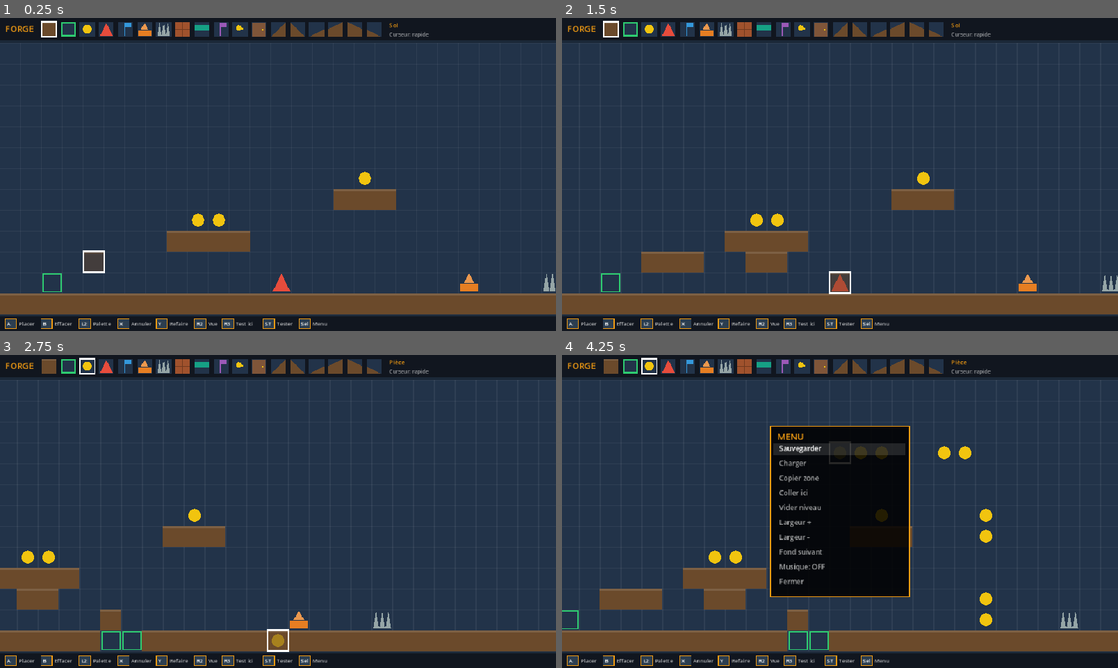
Above: before the commit, frames 1-4 (two rows, left to right).
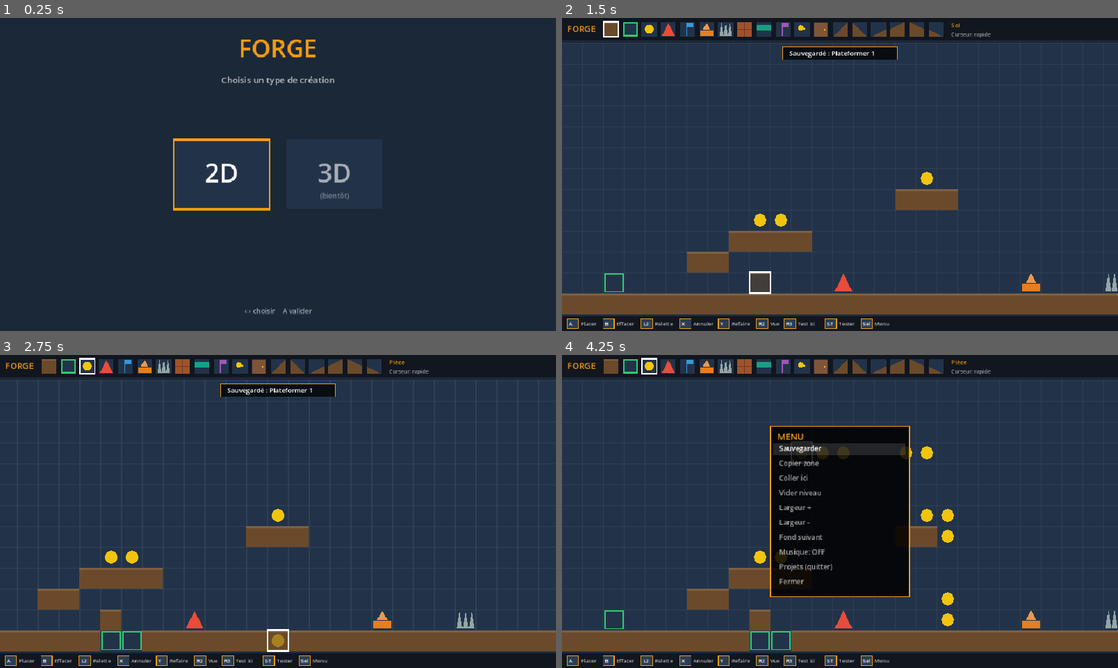
Above: after the commit, the same moments.

Repository: kilian-quittard/gaming-console-os
Game: Godot game, scene res://Main.tscn
Two runs of this game, one before a commit and one after it. Both use one fixed random seed, a clock stepped at 60 frames per second and the inputs below.
Inputs (mouse positions are in pixels of both pictures, inside the frame that each line leads up to):
- Up to frame 1 (0.25 s): no input
- Up to frame 2 (1.5 s): tap Enter at 0.5, 0.6 s; move the mouse to (962, 158) at 0.52 s; hold Right 0.53-1.28 s; click (962, 158) at 0.67 s; tap Space at 0.77, 1.07 s; tap Backspace at 0.8, 1.35 s; move the mouse to (728, 190) at 1.27 s; hold Down from 1.28 s (still down)
- Up to frame 3 (2.75 s): tap Space at 1.52, 1.82, 2 s; tap E at 1.55, 2.1 s; move the mouse to (333, 442) at 2.02 s; release Down at 2.03 s; hold Right from 2.03 s (still down); tap R at 2.3 s
- Up to frame 4 (4.25 s): move the mouse to (812, 574) at 2.77 s; release Right at 2.78 s; hold Up 2.78-3.53 s; tap R at 2.85 s; click (812, 574) at 2.92 s; tap Space at 3.02, 3.05, 3.32, 3.6, 3.77, 4.07 s; move the mouse to (1006, 558) at 3.52 s; hold Left from 3.53 s (still down); tap Enter at 3.8 s; tap Escape at 4.15 s

The runs differ from the first frame. In frame 1, 25% of the frame differs, in the area x 0-100%, y 0-100%; in frame 2, 3.3%; in frame 3, 5.7%; in frame 4, 6.1%.

Commit message:
feat(forge): project shell — 2D/3D pick, project list, template picker
Launch flow: DIM screen (2D/3D, 3D=coming soon) -> project LIST (filtered by dim, from user://forge_projects/*.json) with 'New project' -> TEMPLATE picker (2D: Plateformer; 3D: empty/soon) -> editor. Projects saved per-file with name/dim/template metadata. Editor menu now Save (current project) + 'Projets (quitter)' to return to the list. Controller + keyboard nav. Sets up the modular template structure.

Co-Authored-By: Claude Opus 4.8 <noreply@anthropic.com>

Diff:
--- a/forge/Main.gd
+++ b/forge/Main.gd
@@ -9,6 +9,11 @@
 const LEVEL_COLS_DEF := 40
 const PSIZE := Vector2(36, 36)
 const SAVE_PATH := "user://forge_level.json"
+const PROJ_DIR := "user://forge_projects/"
+const TEMPLATES := {
+	"2D": [{"id": "platformer", "name": "Plateformer"}],
+	"3D": []
+}
 
 # physique
 const GRAVITY := 1900.0
@@ -128,6 +133,14 @@
 var testing := false
 var test_dir := 0
 
+# shell (écrans hors éditeur)
+var screen := "dim"      # "dim" | "list" | "template" | "edit"
+var cur_dim := "2D"
+var cur_template := "platformer"
+var cur_project := ""
+var proj_list := []      # [{name,dim,template,path}]
+var sel := 0
+
 # audio
 var sfx := {}
 var music_player: AudioStreamPlayer
@@ -137,7 +150,9 @@
 	get_window().min_size = Vector2i(960, 600)
 	_compute_grid()
 	_build_audio()
-	_seed_demo()
+	DirAccess.make_dir_recursive_absolute(PROJ_DIR)
+	screen = "dim"
+	sel = 0
 	queue_redraw()
 	if OS.get_cmdline_args().has("--selftest"):
 		call_deferred("_self_test")
@@ -157,6 +172,7 @@
 			grid[Vector2i(6 + i, fy)] = GROUND
 	grid[Vector2i(2, rows - 2)] = SPAWN
 	testing = true
+	screen = "edit"
 	_start_play(false)
 	print("=== CLIMB (vers la droite, y doit DIMINUER) ===")
 	test_dir = 1
@@ -291,12 +307,58 @@
 
 
 func _unhandled_input(e: InputEvent) -> void:
+	if screen == "dim":
+		_dim_input(e); return
+	if screen == "list":
+		_list_input(e); return
+	if screen == "template":
+		_tmpl_input(e); return
 	if menu_open:
 		_menu_input(e); return
 	if mode == "edit":
 		_edit_input(e)
 	else:
 		_play_input(e)
+
+
+# ---------------- shell : navigation
+func _dim_input(e: InputEvent) -> void:
+	if _press(e, [KEY_LEFT, KEY_UP], [JOY_BUTTON_DPAD_LEFT, JOY_BUTTON_DPAD_UP]):
+		sel = 0; queue_redraw()
+	elif _press(e, [KEY_RIGHT, KEY_DOWN], [JOY_BUTTON_DPAD_RIGHT, JOY_BUTTON_DPAD_DOWN]):
+		sel = 1; queue_redraw()
+	elif _press(e, [KEY_SPACE, KEY_ENTER], [JOY_BUTTON_A]):
+		cur_dim = "2D" if sel == 0 else "3D"
+		_scan_projects(cur_dim); screen = "list"; sel = 0; queue_redraw()
+
+
+func _list_input(e: InputEvent) -> void:
+	var n := proj_list.size() + 1   # + "Nouveau projet"
+	if _press(e, [KEY_DOWN], [JOY_BUTTON_DPAD_DOWN]):
+		sel = (sel + 1) % n; queue_redraw()
+	elif _press(e, [KEY_UP], [JOY_BUTTON_DPAD_UP]):
+		sel = (sel - 1 + n) % n; queue_redraw()
+	elif _press(e, [KEY_ESCAPE, KEY_BACKSPACE], [JOY_BUTTON_B]):
+		screen = "dim"; sel = (0 if cur_dim == "2D" else 1); queue_redraw()
+	elif _press(e, [KEY_SPACE, KEY_ENTER], [JOY_BUTTON_A]):
+		if sel < proj_list.size():
+			_open_project(proj_list[sel])
+		else:
+			screen = "template"; sel = 0; queue_redraw()
+
+
+func _tmpl_input(e: InputEvent) -> void:
+	var list: Array = TEMPLATES.get(cur_dim, [])
+	if _press(e, [KEY_ESCAPE, KEY_BACKSPACE], [JOY_BUTTON_B]):
+		screen = "list"; sel = 0; queue_redraw()
+	elif list.is_empty():
+		return
+	elif _press(e, [KEY_DOWN], [JOY_BUTTON_DPAD_DOWN]):
+		sel = (sel + 1) % list.size(); queue_redraw()
+	elif _press(e, [KEY_UP], [JOY_BUTTON_DPAD_UP]):
+		sel = (sel - 1 + list.size()) % list.size(); queue_redraw()
+	elif _press(e, [KEY_SPACE, KEY_ENTER], [JOY_BUTTON_A]):
+		_new_project(String(list[sel]["id"]))
 
 
 func _edit_input(e: InputEvent) -> void:
@@ -379,8 +441,9 @@
 # ---------------- menu éditeur
 func _open_menu() -> void:
 	menu_open = true; menu_idx = 0
-	menu_items = ["Sauvegarder", "Charger", "Copier zone", "Coller ici", "Vider niveau",
-		"Largeur +", "Largeur -", "Fond suivant", "Musique: %s" % ("ON" if music_on else "OFF"), "Fermer"]
+	menu_items = ["Sauvegarder", "Copier zone", "Coller ici", "Vider niveau",
+		"Largeur +", "Largeur -", "Fond suivant", "Musique: %s" % ("ON" if music_on else "OFF"),
+		"Projets (quitter)", "Fermer"]
 	queue_redraw()
 
 
@@ -397,20 +460,17 @@
 
 func _menu_select() -> void:
 	match menu_idx:
-		0: _save_level()
-		1: _load_level()
-		2: _start_selection()
-		3: _paste_clip()
-		4: _push_undo(); grid.clear(); _set_toast("Niveau vidé")
-		5: cols = min(cols + 5, 80); _set_toast("Largeur: %d" % cols)
-		6: cols = max(cols - 5, 16); cursor.x = min(cursor.x, cols - 1); _set_toast("Largeur: %d" % cols)
-		7: bg_theme = (bg_theme + 1) % BG_THEMES.size(); _set_toast("Fond #%d" % (bg_theme + 1))
-		8: _toggle_music()
+		0: _save_current()
+		1: _start_selection()
+		2: _paste_clip()
+		3: _push_undo(); grid.clear(); _set_toast("Niveau vidé")
+		4: cols = min(cols + 5, 80); _set_toast("Largeur: %d" % cols)
+		5: cols = max(cols - 5, 16); cursor.x = min(cursor.x, cols - 1); _set_toast("Largeur: %d" % cols)
+		6: bg_theme = (bg_theme + 1) % BG_THEMES.size(); _set_toast("Fond #%d" % (bg_theme + 1))
+		7: _toggle_music()
+		8: _save_current(); screen = "list"; _scan_projects(cur_dim); sel = 0
 		9: pass
-	if menu_idx != 2 and menu_idx != 3:
-		menu_open = false
-	else:
-		menu_open = false   # sélection/coller : on ferme et on agit dans l'éditeur
+	menu_open = false
 	queue_redraw()
 
 
@@ -425,35 +485,75 @@
 	toast = s; toast_t = 2.0; queue_redraw()
 
 
-# ---------------- sauvegarde
-func _save_level() -> void:
-	var d := {"cols": cols, "rows": rows, "bg": bg_theme, "tiles": {}}
+# ---------------- projets
+func _proj_path(name: String) -> String:
+	return PROJ_DIR + name.replace(" ", "_") + ".json"
+
+
+func _scan_projects(dim: String) -> void:
+	proj_list.clear()
+	var d := DirAccess.open(PROJ_DIR)
+	if d == null: return
+	for fn in d.get_files():
+		if not fn.ends_with(".json"): continue
+		var fa := FileAccess.open(PROJ_DIR + fn, FileAccess.READ)
+		if fa == null: continue
+		var data = JSON.parse_string(fa.get_as_text())
+		fa.close()
+		if typeof(data) == TYPE_DICTIONARY and String(data.get("dim", "2D")) == dim:
+			proj_list.append({"name": String(data.get("name", fn)), "dim": dim,
+				"template": String(data.get("template", "platformer")), "path": PROJ_DIR + fn})
+
+
+func _new_project(template_id: String) -> void:
+	cur_template = template_id
+	var base := "Plateformer"
+	var i := 1
+	while FileAccess.file_exists(_proj_path("%s %d" % [base, i])): i += 1
+	cur_project = "%s %d" % [base, i]
+	cols = LEVEL_COLS_DEF
+	bg_theme = 0
+	undo_stack.clear(); redo_stack.clear()
+	_seed_demo()
+	_save_current()
+	screen = "edit"; mode = "edit"
+	queue_redraw()
+
+
+func _open_project(p: Dictionary) -> void:
+	cur_dim = String(p.get("dim", "2D"))
+	cur_template = String(p.get("template", "platformer"))
+	cur_project = String(p.get("name", ""))
+	var fa := FileAccess.open(String(p.get("path", "")), FileAccess.READ)
+	if fa == null:
+		_set_toast("Ouverture impossible"); return
+	var data = JSON.parse_string(fa.get_as_text())
+	fa.close()
+	cols = int(data.get("cols", LEVEL_COLS_DEF))
+	bg_theme = int(data.get("bg", 0)) % BG_THEMES.size()
+	grid.clear()
+	for k in data.get("tiles", {}):
+		var parts: PackedStringArray = String(k).split(",")
+		grid[Vector2i(int(parts[0]), int(parts[1]))] = int(data["tiles"][k])
+	undo_stack.clear(); redo_stack.clear()
+	cursor = Vector2i(4, rows - 3)
+	screen = "edit"; mode = "edit"
+	queue_redraw()
+
+
+func _save_current() -> void:
+	if cur_project == "":
+		cur_project = "Plateformer 1"
+	var d := {"name": cur_project, "dim": cur_dim, "template": cur_template,
+		"cols": cols, "bg": bg_theme, "tiles": {}}
 	for k in grid:
 		d["tiles"]["%d,%d" % [k.x, k.y]] = grid[k]
-	var f := FileAccess.open(SAVE_PATH, FileAccess.WRITE)
+	var f := FileAccess.open(_proj_path(cur_project), FileAccess.WRITE)
 	if f:
 		f.store_string(JSON.stringify(d)); f.close()
-		_set_toast("Sauvegardé ✓")
+		_set_toast("Sauvegardé : %s" % cur_project)
 	else:
 		_set_toast("Erreur sauvegarde")
-
-
-func _load_level() -> void:
-	if not FileAccess.file_exists(SAVE_PATH):
-		_set_toast("Aucune sauvegarde"); return
-	var f := FileAccess.open(SAVE_PATH, FileAccess.READ)
-	var d = JSON.parse_string(f.get_as_text())
-	f.close()
-	if typeof(d) != TYPE_DICTIONARY:
-		_set_toast("Sauvegarde invalide"); return
-	_push_undo()
-	cols = int(d.get("cols", LEVEL_COLS_DEF))
-	bg_theme = int(d.get("bg", 0)) % BG_THEMES.size()
-	grid.clear()
-	for k in d.get("tiles", {}):
-		var parts: PackedStringArray = String(k).split(",")
-		grid[Vector2i(int(parts[0]), int(parts[1]))] = int(d["tiles"][k])
-	_set_toast("Chargé ✓")
 
 
 # ---------------- sélection / copier-coller (A7)
@@ -524,6 +624,8 @@
 	if toast_t > 0.0:
 		toast_t -= delta
 		if toast_t <= 0.0: queue_redraw()
+	if screen != "edit":
+		return
 	if mode == "play":
 		queue_redraw()
 		return
@@ -641,7 +743,7 @@
 
 
 func _physics_process(delta: float) -> void:
-	if mode != "play" or won:
+	if screen != "edit" or mode != "play" or won:
 		return
 	if dead:
 		death_t -= delta
@@ -946,6 +1048,9 @@
 # ============================================================= DRAW
 func _draw() -> void:
 	var vp := get_viewport_rect().size
+	if screen == "dim": _draw_dim(vp); return
+	if screen == "list": _draw_list(vp); return
+	if screen == "template": _draw_template(vp); return
 	_compute_view()
 	var th: Array = BG_THEMES[bg_theme]
 	draw_rect(Rect2(Vector2.ZERO, vp), th[0])
@@ -1176,3 +1281,69 @@
 
 func _text(f: Font, pos: Vector2, s: String, col: Color, size: int) -> void:
 	draw_string(f, pos, s, HORIZONTAL_ALIGNMENT_LEFT, -1, size, col)
+
+
+func _ctext(f: Font, cx: float, y: float, s: String, col: Color, size: int) -> void:
+	var w := f.get_string_size(s, HORIZONTAL_ALIGNMENT_LEFT, -1, size).x
+	draw_string(f, Vector2(cx - w * 0.5, y), s, HORIZONTAL_ALIGNMENT_LEFT, -1, size, col)
+
+
+func _shell_bg(vp: Vector2) -> void:
+	draw_rect(Rect2(Vector2.ZERO, vp), Color("1b2838"))
+	var f := ThemeDB.fallback_font
+	_ctext(f, vp.x * 0.5, 90, "FORGE", Color("f39c12"), 56)
+
+
+func _draw_dim(vp: Vector2) -> void:
+	_shell_bg(vp)
+	var f := ThemeDB.fallback_font
+	_ctext(f, vp.x * 0.5, 150, "Choisis un type de création", Color(1, 1, 1, 0.7), 20)
+	var opts := ["2D", "3D"]
+	var bw := 220.0; var bh := 160.0; var gap := 40.0
+	var x0 := vp.x * 0.5 - bw - gap * 0.5
+	for i in 2:
+		var bx := x0 + i * (bw + gap)
+		var box := Rect2(Vector2(bx, vp.y * 0.5 - bh * 0.5), Vector2(bw, bh))
+		draw_rect(box, Color("223349"))
+		if i == sel: draw_rect(box, Color("f39c12"), false, 4.0)
+		_ctext(f, bx + bw * 0.5, vp.y * 0.5 + 18, opts[i], Color.WHITE if i == sel else Color(1, 1, 1, 0.6), 60)
+		if i == 1:
+			_ctext(f, bx + bw * 0.5, vp.y * 0.5 + 55, "(bientôt)", Color(1, 1, 1, 0.4), 16)
+	_ctext(f, vp.x * 0.5, vp.y - 40, "‹ › choisir    A valider", Color(1, 1, 1, 0.6), 16)
+
+
+func _draw_list(vp: Vector2) -> void:
+	_shell_bg(vp)
+	var f := ThemeDB.fallback_font
+	_ctext(f, vp.x * 0.5, 150, "Projets — %s" % cur_dim, Color(1, 1, 1, 0.8), 22)
+	var n := proj_list.size() + 1
+	var y0 := 200.0
+	for i in n:
+		var y := y0 + i * 44
+		var label: String = ("＋  Nouveau projet" if i == proj_list.size() else "📄  " + String(proj_list[i]["name"]))
+		var box := Rect2(Vector2(vp.x * 0.5 - 230, y - 26), Vector2(460, 36))
+		if i == sel: draw_rect(box, Color(1, 1, 1, 0.12)); draw_rect(box, Color("f39c12"), false, 2.0)
+		var col: Color = Color.WHITE if i == sel else Color(1, 1, 1, 0.65)
+		if i == proj_list.size(): col = Color("2ecc71") if i == sel else Color(0.4, 0.8, 0.5)
+		_text(f, Vector2(vp.x * 0.5 - 210, y), label, col, 18)
+	if proj_list.is_empty():
+		_ctext(f, vp.x * 0.5, y0 - 30, "Aucun projet — crée le premier", Color(1, 1, 1, 0.4), 15)
+	_ctext(f, vp.x * 0.5, vp.y - 40, "▲▼ choisir    A ouvrir    B retour", Color(1, 1, 1, 0.6), 16)
+
+
+func _draw_template(vp: Vector2) -> void:
+	_shell_bg(vp)
+	var f := ThemeDB.fallback_font
+	_ctext(f, vp.x * 0.5, 150, "Nouveau projet — templates %s" % cur_dim, Color(1, 1, 1, 0.8), 22)
+	var list: Array = TEMPLATES.get(cur_dim, [])
+	if list.is_empty():
+		_ctext(f, vp.x * 0.5, vp.y * 0.5, "Aucun template %s pour l'instant (bientôt)" % cur_dim, Color(1, 1, 1, 0.5), 20)
+	else:
+		var y0 := 220.0
+		for i in list.size():
+			var y := y0 + i * 50
+			var box := Rect2(Vector2(vp.x * 0.5 - 200, y - 30), Vector2(400, 42))
+			draw_rect(box, Color("223349"))
+			if i == sel: draw_rect(box, Color("f39c12"), false, 3.0)
+			_ctext(f, vp.x * 0.5, y, String(list[i]["name"]), Color.WHITE if i == sel else Color(1, 1, 1, 0.65), 22)
+	_ctext(f, vp.x * 0.5, vp.y - 40, "▲▼ choisir    A créer    B retour", Color(1, 1, 1, 0.6), 16)
